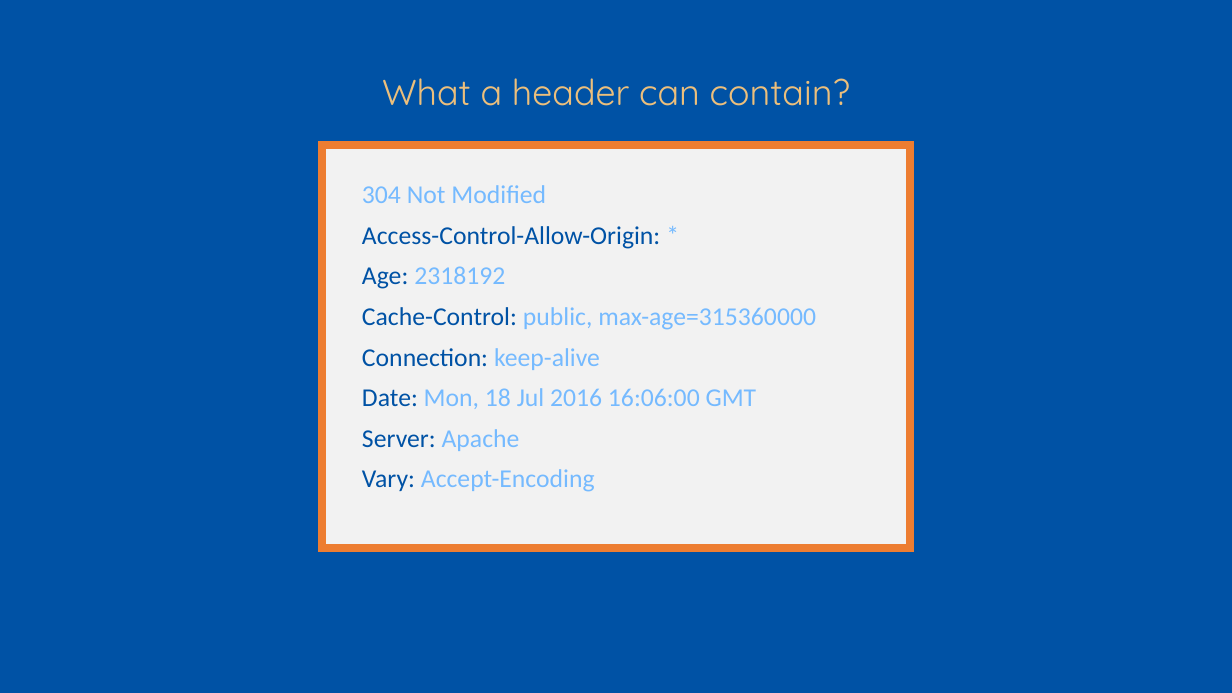
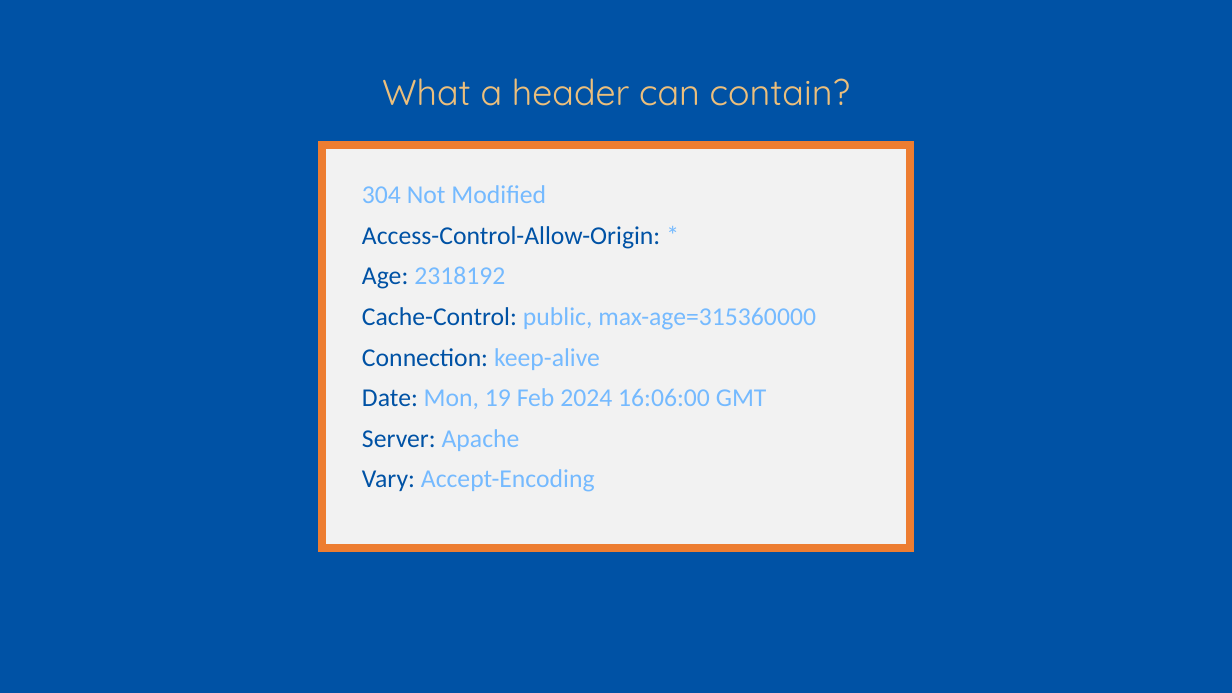
Before and after one commit to w3c/wot-cg, a slide deck: slide 17 of Tutorials/whatiswot/2-Payloads_and_Headers/2-Payloads_and_Headers.pptx. Drawn at 1232x693 pixels with LibreOffice and Linux fonts; fonts in the diff are those of the drawing; background and template pictures are left out. Boxes give left, top, right and bottom in pixels: in the first picture for what was removed or moved away, otherwise in the second. Text is boxed around its words. In the diff, an @@ line names an element or a change of style, - is before the commit and + after.

```diff
--- a/Tutorials/whatiswot/2-Payloads_and_Headers/2-Payloads_and_Headers.pptx
+++ b/Tutorials/whatiswot/2-Payloads_and_Headers/2-Payloads_and_Headers.pptx
@@ text at [362,388,767,409]: text changed @@
-Date: Mon, 18 Jul 2016 16:06:00 GMT
+Date: Mon, 19 Feb 2024 16:06:00 GMT
```
Also in this commit, not shown: 6 other slides changed, 3 other files.
